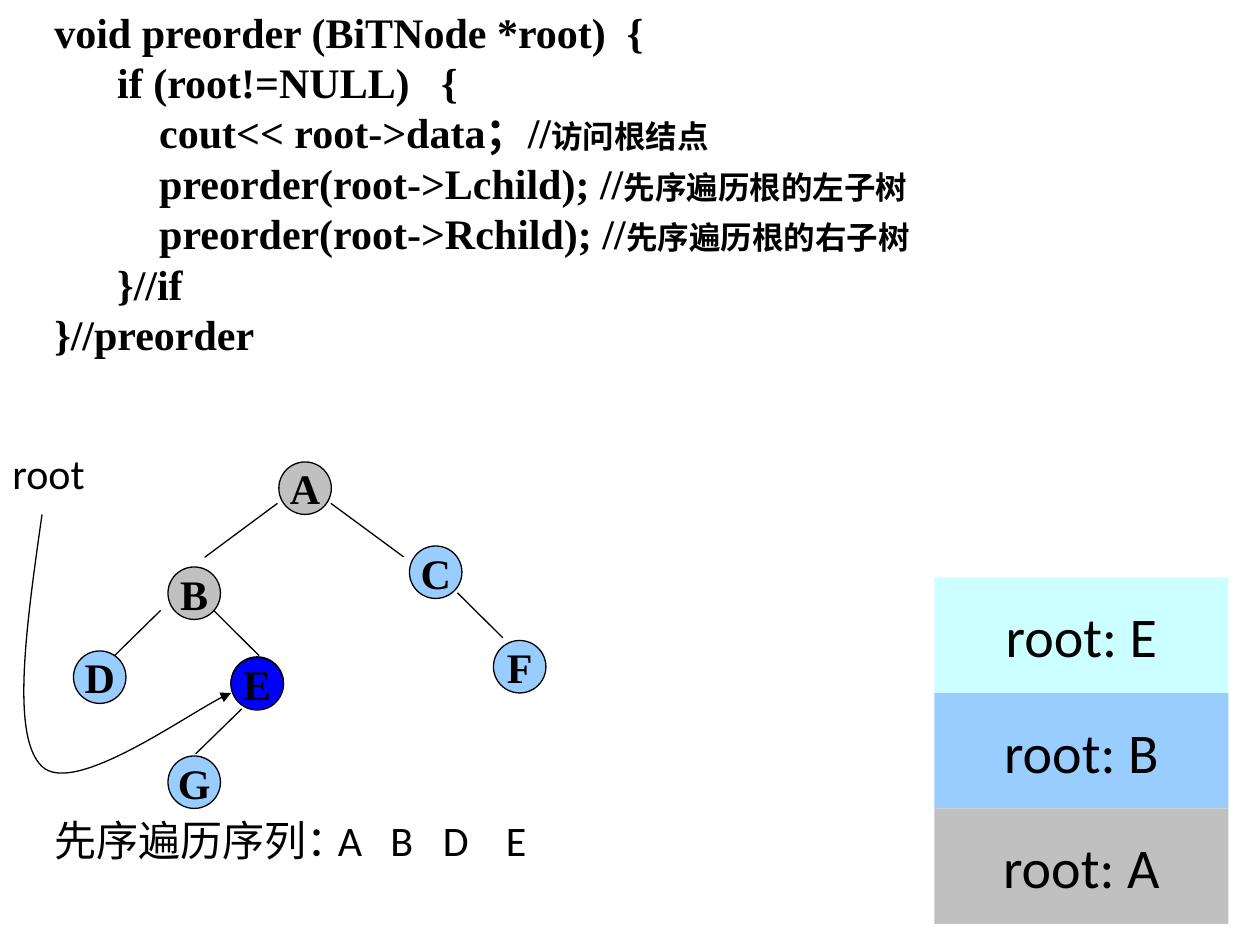
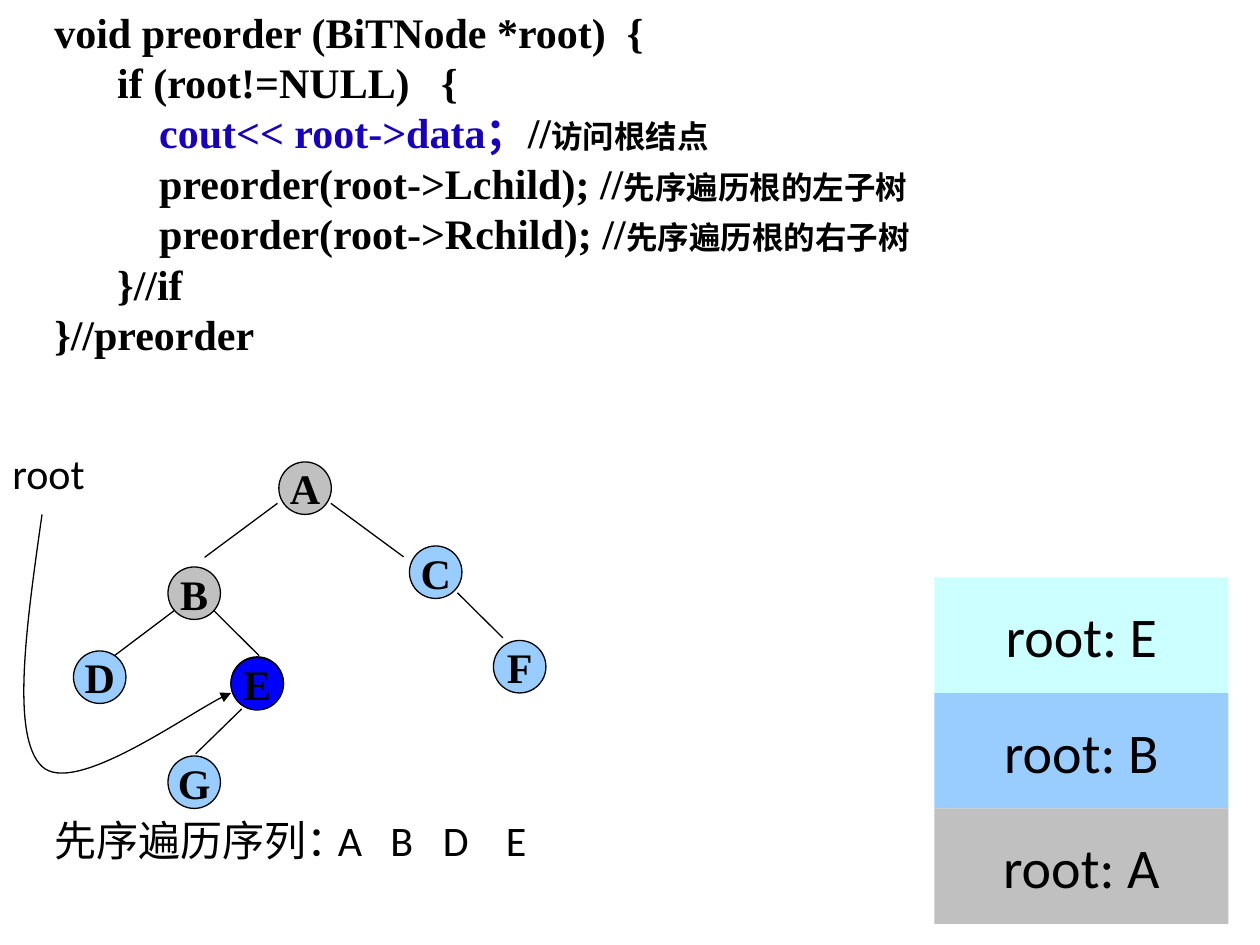
Before and after one commit to Gempittance/Data_Structur_Build, a slide deck: slide 64 of 数据结构PPT/ds6.pptx (slide 57 before the commit). Drawn at 1260x945 pixels with LibreOffice and Linux fonts; fonts in the diff are those of the drawing. Boxes give left, top, right and bottom in pixels: in the first picture for what was removed or moved away, otherwise in the second. Text is boxed around its words. In the diff, an @@ line names an element or a change of style, - is before the commit and + after.

```diff
--- a/数据结构PPT/ds6.pptx
+++ b/数据结构PPT/ds6.pptx
@@ text at [159, 119, 709, 155]: text colour #000000 to #1700C0 in "cout<< root->data；//访问根结点" @@
@@ line moved from (160, 611) - (115, 655) to (174, 611) - (115, 655) @@
```
Also in this commit, not shown: 19 other slides changed, 17 slides added.
